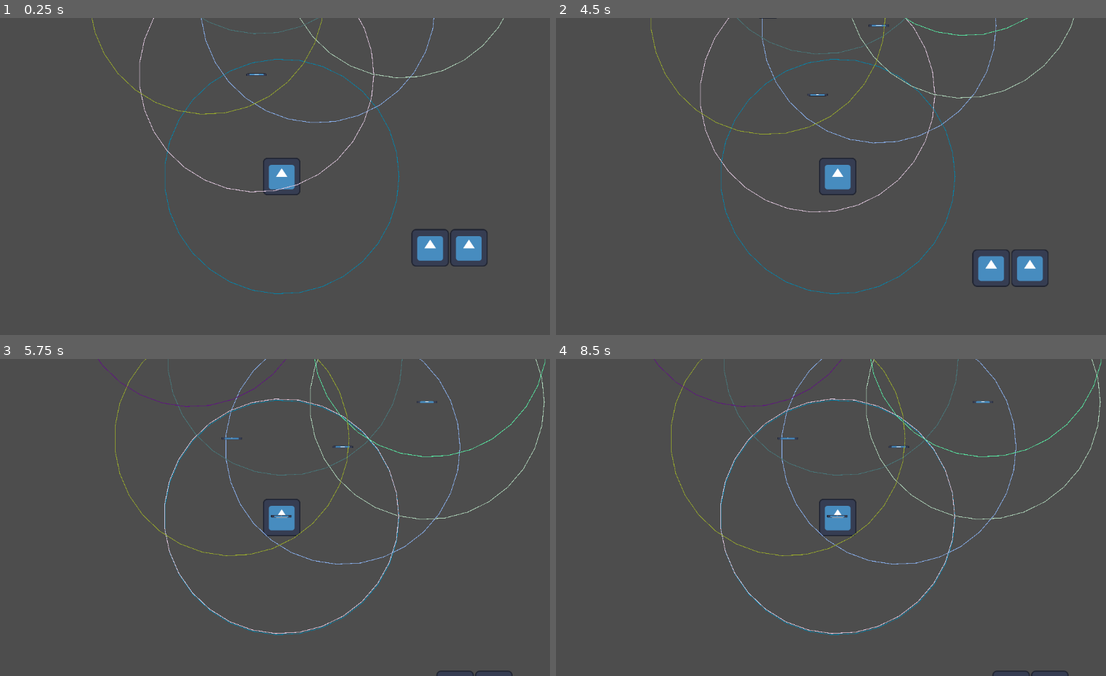
Above: before the commit, frames 1-4 (two rows, left to right).
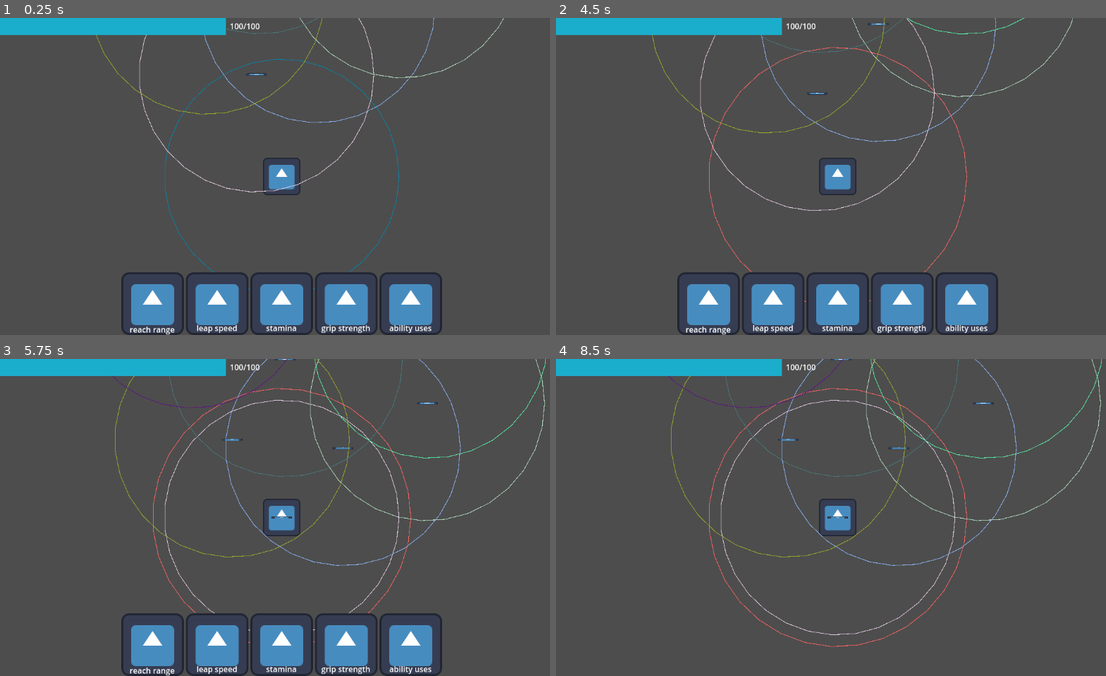
Above: after the commit, the same moments.

Repository: Pyran99/GameOff-Jam
Game: Godot game, scene res://scenes/game.tscn
Two runs of this game, one before a commit and one after it. Both use one fixed random seed, a clock stepped at 60 frames per second and the inputs below. The engine's default icon, where the game draws it, is replaced by a stand-in: a white triangle on a blue panel in a dark square.
Inputs (mouse positions are in pixels of both pictures, inside the frame that each line leads up to; where the layout moved, square brackets give the same spot in the first picture):
- Up to frame 1 (0.25 s): no input
- Up to frame 2 (4.5 s): click (710, 303) [985, 246] at 0.5 s; click (770, 303) [1023, 246] at 1.25 s; click (836, 303) at 2 s, where only the run after the commit has a clickable "stamina"; click (902, 303) at 2.75 s, where only the run after the commit has a clickable "grip strength"; click (968, 303) at 3.5 s, where only the run after the commit has a clickable "ability uses"; tap Enter at 4.25 s; move the mouse to (814, 75) at 4.27 s; press the mouse at (814, 75) at 4.28 s; hold D (right) from 4.28 s (still down)
- Up to frame 3 (5.75 s): right-click (258, 416) at 4.55 s; move the mouse to (335, 419) at 5.02 s; release D (right) at 5.03 s; release the mouse at (335, 419) at 5.03 s; hold S (down) from 5.03 s (still down); right-click (335, 419) at 5.1 s; tap 1 (1, bound only after the commit) at 5.3 s
- Up to frame 4 (8.5 s): tap Space at 5.75, 7.25 s; move the mouse to (985, 403) at 5.77 s; release S (down) at 5.78 s; hold D (right) 5.78-6.53 s; hold 1 (1, bound only after the commit) 5.78-6.53 s; tap 2 (2, bound only after the commit) at 6.05, 6.6 s; tap Enter at 6.5, 8 s; move the mouse to (787, 438) at 6.52 s; hold W (up) 6.53-7.28 s; tap 3 (3, bound only after the commit) at 6.8 s; move the mouse to (1007, 565) at 7.27 s; hold 3 (3, bound only after the commit) 7.28-8.03 s; hold A (left) from 7.28 s (still down); tap 4 (4, bound only after the commit) at 7.55, 8.1 s; move the mouse to (666, 469) at 8.02 s; tap 5 (5, bound only after the commit) at 8.3 s

The runs differ from the first frame. In frame 1, 10% of the frame differs, in the area x 0-89%, y 0-100%; in frame 2, 12%, in the area x 0-95%, y 0-100%; in frame 3, 12%; in frame 4, 5.4%.

Commit message:
stamina ui and range power

Diff:
--- a/project.godot
+++ b/project.godot
@@ -51,6 +51,31 @@
 "events": [Object(InputEventKey,"resource_local_to_scene":false,"resource_name":"","device":-1,"window_id":0,"alt_pressed":false,"shift_pressed":false,"ctrl_pressed":false,"meta_pressed":false,"pressed":false,"keycode":0,"physical_keycode":68,"key_label":0,"unicode":100,"echo":false,"script":null)
 ]
 }
+1={
+"deadzone": 0.5,
+"events": [Object(InputEventKey,"resource_local_to_scene":false,"resource_name":"","device":-1,"window_id":0,"alt_pressed":false,"shift_pressed":false,"ctrl_pressed":false,"meta_pressed":false,"pressed":false,"keycode":0,"physical_keycode":49,"key_label":0,"unicode":49,"echo":false,"script":null)
+]
+}
+2={
+"deadzone": 0.5,
+"events": [Object(InputEventKey,"resource_local_to_scene":false,"resource_name":"","device":-1,"window_id":0,"alt_pressed":false,"shift_pressed":false,"ctrl_pressed":false,"meta_pressed":false,"pressed":false,"keycode":0,"physical_keycode":50,"key_label":0,"unicode":50,"echo":false,"script":null)
+]
+}
+3={
+"deadzone": 0.5,
+"events": [Object(InputEventKey,"resource_local_to_scene":false,"resource_name":"","device":-1,"window_id":0,"alt_pressed":false,"shift_pressed":false,"ctrl_pressed":false,"meta_pressed":false,"pressed":false,"keycode":0,"physical_keycode":51,"key_label":0,"unicode":51,"echo":false,"script":null)
+]
+}
+4={
+"deadzone": 0.5,
+"events": [Object(InputEventKey,"resource_local_to_scene":false,"resource_name":"","device":-1,"window_id":0,"alt_pressed":false,"shift_pressed":false,"ctrl_pressed":false,"meta_pressed":false,"pressed":false,"keycode":0,"physical_keycode":52,"key_label":0,"unicode":52,"echo":false,"script":null)
+]
+}
+5={
+"deadzone": 0.5,
+"events": [Object(InputEventKey,"resource_local_to_scene":false,"resource_name":"","device":-1,"window_id":0,"alt_pressed":false,"shift_pressed":false,"ctrl_pressed":false,"meta_pressed":false,"pressed":false,"keycode":0,"physical_keycode":53,"key_label":0,"unicode":53,"echo":false,"script":null)
+]
+}
 
 [layer_names]
 
--- a/scenes/game.tscn
+++ b/scenes/game.tscn
@@ -6,8 +6,10 @@
 
 [node name="Game" type="Node"]
 
-[node name="Player" parent="." groups=["Player"] instance=ExtResource("1_o8i1i")]
+[node name="UpgradeWindow" parent="." instance=ExtResource("3_puh6s")]
+
+[node name="Player" parent="." node_paths=PackedStringArray("upgrade_window") groups=["Player"] instance=ExtResource("1_o8i1i")]
+stamina_gain_amount = 15
+upgrade_window = NodePath("../UpgradeWindow")
 
 [node name="Level" parent="." instance=ExtResource("2_d0cgp")]
-
-[node name="UpgradeWindow" parent="." instance=ExtResource("3_puh6s")]
--- /dev/null
+++ b/scenes/game_ui.gd
@@ -0,0 +1,20 @@
+extends CanvasLayer
+
+
+@onready var stamina_bar: TextureProgressBar = $Stamina
+@onready var stamina_text: Label = $Stamina/Label
+
+
+func _ready() -> void:
+	stamina_bar.max_value = PlayerStats.base_stamina
+	pass
+
+
+func _process(delta: float) -> void:
+	stamina_bar.value = PlayerStats.stamina
+
+	pass
+
+
+func _on_stamina_value_changed(value: float) -> void:
+	stamina_text.text = str(stamina_bar.value, "/", PlayerStats.base_stamina)
--- /dev/null
+++ b/scenes/game_ui.tscn
@@ -0,0 +1,36 @@
+[gd_scene load_steps=3 format=3 uid="uid://d0gipwh1a7em8"]
+
+[ext_resource type="Script" path="res://scenes/game_ui.gd" id="1_q8v63"]
+[ext_resource type="Texture2D" uid="uid://0p58fi4dvaby" path="res://assets/whitepixel.png" id="1_uqcpu"]
+
+[node name="Game UI" type="CanvasLayer"]
+script = ExtResource("1_q8v63")
+
+[node name="Stamina" type="TextureProgressBar" parent="."]
+offset_right = 462.0
+offset_bottom = 35.0
+value = 50.0
+rounded = true
+nine_patch_stretch = true
+texture_under = ExtResource("1_uqcpu")
+texture_progress = ExtResource("1_uqcpu")
+tint_under = Color(0, 0, 0, 1)
+tint_progress = Color(0.105882, 0.682353, 0.8, 1)
+
+[node name="Label" type="Label" parent="Stamina"]
+layout_mode = 1
+anchors_preset = 6
+anchor_left = 1.0
+anchor_top = 0.5
+anchor_right = 1.0
+anchor_bottom = 0.5
+offset_left = 8.0
+offset_top = -13.0
+offset_right = 70.0
+offset_bottom = 13.0
+grow_horizontal = 0
+grow_vertical = 2
+text = "100/100"
+horizontal_alignment = 1
+
+[connection signal="value_changed" from="Stamina" to="." method="_on_stamina_value_changed"]
--- a/scenes/player.tscn
+++ b/scenes/player.tscn
@@ -1,7 +1,8 @@
-[gd_scene load_steps=5 format=3 uid="uid://ch3n0ojp3lriq"]
+[gd_scene load_steps=6 format=3 uid="uid://ch3n0ojp3lriq"]
 
 [ext_resource type="Texture2D" uid="uid://oyxockdwh1or" path="res://icon.svg" id="1_ewrgx"]
 [ext_resource type="Script" path="res://scripts/player.gd" id="1_whyrc"]
+[ext_resource type="PackedScene" uid="uid://d0gipwh1a7em8" path="res://scenes/game_ui.tscn" id="3_jx5cs"]
 
 [sub_resource type="RectangleShape2D" id="RectangleShape2D_uahj8"]
 size = Vector2(124, 124)
@@ -9,9 +10,12 @@
 [sub_resource type="CircleShape2D" id="CircleShape2D_644ay"]
 radius = 400.0
 
-[node name="Player" type="CharacterBody2D"]
+[node name="Player" type="CharacterBody2D" node_paths=PackedStringArray("upgrade_window")]
 collision_mask = 0
 script = ExtResource("1_whyrc")
+base_stamina_consumption = 5
+stamina_gain_amount = 20
+upgrade_window = NodePath("Game UI")
 
 [node name="Camera2D" type="Camera2D" parent="."]
 zoom = Vector2(0.6, 0.6)
@@ -29,5 +33,7 @@
 [node name="CollisionShape2D" type="CollisionShape2D" parent="ReachRange"]
 shape = SubResource("CircleShape2D_644ay")
 
+[node name="Game UI" parent="." instance=ExtResource("3_jx5cs")]
+
 [connection signal="body_entered" from="ReachRange" to="." method="_on_reach_range_body_entered"]
 [connection signal="body_exited" from="ReachRange" to="." method="_on_reach_range_body_exited"]
--- a/scenes/upgrade_window.tscn
+++ b/scenes/upgrade_window.tscn
@@ -3,13 +3,7 @@
 [ext_resource type="Script" path="res://scripts/upgrade_window.gd" id="1_dy344"]
 [ext_resource type="Texture2D" uid="uid://oyxockdwh1or" path="res://icon.svg" id="1_l48e1"]
 
-[node name="UpgradeWindow" type="Control"]
-layout_mode = 3
-anchors_preset = 15
-anchor_right = 1.0
-anchor_bottom = 1.0
-grow_horizontal = 2
-grow_vertical = 2
+[node name="UpgradeWindow" type="CanvasLayer"]
 script = ExtResource("1_dy344")
 upgrade_increase_reach_range = 40
 max_upgrade_reach_range = 10
@@ -23,27 +17,110 @@
 max_upgrade_power_uses = 2
 
 [node name="GridContainer" type="GridContainer" parent="."]
-layout_mode = 1
-anchors_preset = 8
+anchors_preset = 7
 anchor_left = 0.5
-anchor_top = 0.5
+anchor_top = 1.0
 anchor_right = 0.5
-anchor_bottom = 0.5
-offset_left = -134.0
-offset_top = -145.0
-offset_right = 134.0
-offset_bottom = 145.0
+anchor_bottom = 1.0
+offset_left = -328.0
+offset_top = -128.0
+offset_right = 328.0
 grow_horizontal = 2
-grow_vertical = 2
-columns = 2
+grow_vertical = 0
+columns = 5
 
 [node name="TextureButton" type="TextureButton" parent="GridContainer"]
 layout_mode = 2
+size_flags_horizontal = 4
+size_flags_vertical = 4
 texture_normal = ExtResource("1_l48e1")
+
+[node name="Label" type="Label" parent="GridContainer/TextureButton"]
+layout_mode = 1
+anchors_preset = 12
+anchor_top = 1.0
+anchor_right = 1.0
+anchor_bottom = 1.0
+offset_top = -23.0
+grow_horizontal = 2
+grow_vertical = 0
+text = "reach range"
+horizontal_alignment = 1
 
 [node name="TextureButton2" type="TextureButton" parent="GridContainer"]
 layout_mode = 2
+size_flags_horizontal = 0
+size_flags_vertical = 0
 texture_normal = ExtResource("1_l48e1")
+
+[node name="Label2" type="Label" parent="GridContainer/TextureButton2"]
+layout_mode = 1
+anchors_preset = 12
+anchor_top = 1.0
+anchor_right = 1.0
+anchor_bottom = 1.0
+offset_top = -26.0
+grow_horizontal = 2
+grow_vertical = 0
+text = "leap speed"
+horizontal_alignment = 1
+
+[node name="TextureButton3" type="TextureButton" parent="GridContainer"]
+layout_mode = 2
+size_flags_horizontal = 0
+size_flags_vertical = 0
+texture_normal = ExtResource("1_l48e1")
+
+[node name="Label3" type="Label" parent="GridContainer/TextureButton3"]
+layout_mode = 1
+anchors_preset = 12
+anchor_top = 1.0
+anchor_right = 1.0
+anchor_bottom = 1.0
+offset_top = -26.0
+grow_horizontal = 2
+grow_vertical = 0
+text = "stamina"
+horizontal_alignment = 1
+
+[node name="TextureButton4" type="TextureButton" parent="GridContainer"]
+layout_mode = 2
+size_flags_horizontal = 0
+size_flags_vertical = 0
+texture_normal = ExtResource("1_l48e1")
+
+[node name="Label4" type="Label" parent="GridContainer/TextureButton4"]
+layout_mode = 1
+anchors_preset = 12
+anchor_top = 1.0
+anchor_right = 1.0
+anchor_bottom = 1.0
+offset_top = -26.0
+grow_horizontal = 2
+grow_vertical = 0
+text = "grip strength"
+horizontal_alignment = 1
+
+[node name="TextureButton5" type="TextureButton" parent="GridContainer"]
+layout_mode = 2
+size_flags_horizontal = 0
+size_flags_vertical = 0
+texture_normal = ExtResource("1_l48e1")
+
+[node name="Label5" type="Label" parent="GridContainer/TextureButton5"]
+layout_mode = 1
+anchors_preset = 12
+anchor_top = 1.0
+anchor_right = 1.0
+anchor_bottom = 1.0
+offset_top = -26.0
+grow_horizontal = 2
+grow_vertical = 0
+text = "ability uses"
+horizontal_alignment = 1
 
 [connection signal="pressed" from="GridContainer/TextureButton" to="." method="upgrade_reach_range"]
 [connection signal="pressed" from="GridContainer/TextureButton2" to="." method="upgrade_leap_speed"]
+[connection signal="pressed" from="GridContainer/TextureButton3" to="." method="upgrade_stamina"]
+[connection signal="pressed" from="GridContainer/TextureButton4" to="." method="upgrade_grip_strength"]
+[connection signal="pressed" from="GridContainer/TextureButton5" to="." method="upgrade_power_uses"]
--- a/scripts/player.gd
+++ b/scripts/player.gd
@@ -14,14 +14,22 @@
 	CREATE_LEDGE
 }
 @export var current_power: Powers
+var current_power_active: bool = false
+var powered_reach_range: int
 
-#@export var upgrades: PlayerUpgrades
+@export var base_stamina_consumption: int
+var stamina_consumption: int
+@export var stamina_gain_amount: int
+
+@export var upgrade_window: CanvasLayer
 
 @onready var reach_collision: CollisionShape2D = $ReachRange/CollisionShape2D
+@onready var UI: CanvasLayer = $"Game UI"
 
 
 func _ready() -> void:
 	reach_collision.shape.radius = PlayerStats.reach_range
+	stamina_consumption = base_stamina_consumption
 
 
 func _physics_process(_delta: float) -> void:
@@ -36,9 +44,7 @@
 
 	if moving:
 		can_click_ledge = false
-		var distance_to_ledge = target_pos - global_position
-		velocity = distance_to_ledge.normalized() * PlayerStats.leap_speed
-		move_and_slide()
+		move_to_ledge()
 
 
 func _input(event: InputEvent) -> void:
@@ -48,31 +54,68 @@
 				if i.get_can_jump_to():
 					target_pos = i.global_position
 					moving = true
+					if current_power_active and current_power == Powers.INCREASE_RANGE:
+						PlayerStats.decrease_stamina(0)
+					else:
+						PlayerStats.decrease_stamina(stamina_consumption)
+					reset_power()
 
 
 	if event.is_action_pressed("RightClick"):
 		# activate powerup
-		if can_powerup:
+		if PlayerStats.ability_uses < PlayerStats.base_ability_uses:
 			print("activate powerup")
+			current_power_active = true
 			active_power()
 		else:
 			print("powerup not available")
 
-	if event.is_action_pressed("down"):
-		PlayerStats.reach_range += 10
-		print(PlayerStats.reach_range)
+	# for testing
+	if event.is_action_pressed("1"):
+		current_power = Powers.INCREASE_RANGE
+	if event.is_action_pressed("2"):
+		current_power = Powers.REGEN_STAMINA
+	if event.is_action_pressed("3"):
+		current_power = Powers.CREATE_LEDGE
+
+	if event.is_action_pressed("4"):
+		upgrade_window.visible = true
+	if event.is_action_pressed("5"):
+		upgrade_window.visible = false
+
+
+func move_to_ledge() -> void:
+	var distance_to_ledge = target_pos - global_position
+
+#	var speed = PlayerStats.leap_speed
+
+	velocity = distance_to_ledge.normalized() * PlayerStats.leap_speed
+	move_and_slide()
+
+
+func increased_reach_range() -> void:
+	powered_reach_range = PlayerStats.power_increased_reach_range()
+	queue_redraw()
 
 
 func active_power() -> void:
 	var power = Powers
 	match current_power:
 		power.INCREASE_RANGE:
-			print("test 1")
+			print("range")
+			increased_reach_range()
 		power.REGEN_STAMINA:
-			print("test 2")
+			print("stamina")
+			PlayerStats.increase_stamina(stamina_gain_amount)
 		power.CREATE_LEDGE:
-			print("test 3")
-	pass
+			print("ledge")
+
+
+func reset_power() -> void:
+#	current_power = Powers.NULL
+	current_power_active = false
+	reach_collision.shape.radius = PlayerStats.reach_range
+	queue_redraw()
 
 
 func _draw() -> void:
@@ -82,6 +125,9 @@
 	var angle_to = 360
 	var color = Color(randi())
 	color.a = 1
+	if current_power == Powers.INCREASE_RANGE and current_power_active:
+		radius = PlayerStats.power_increased_reach_range()
+		reach_collision.shape.radius = radius
 	draw_arc(center, radius, angle_from, angle_to, 32, color, 2)
 
 
@@ -101,7 +147,7 @@
 
 func power_stamina_regen() -> void:
 	# eat a snack to regen a large amount of stamina
-
+	PlayerStats.increase_stamina(stamina_gain_amount)
 	pass
 
 
--- a/scripts/player_stats.gd
+++ b/scripts/player_stats.gd
@@ -12,12 +12,25 @@
 var grip_strength: int
 var ability_uses: int
 
+
 func _ready() -> void:
 	reach_range = base_reach_range
 	leap_speed = base_leap_speed
 	stamina = base_stamina
 	grip_strength = base_grip_strength
-	ability_uses = base_ability_uses
+	ability_uses = 0
+
+
+func increase_stamina(value: int) -> void:
+	stamina += value
+
+func decrease_stamina(value: int) -> void:
+	stamina -= value
+
+
+func power_increased_reach_range() -> int:
+	var temp_range: int = reach_range * 2
+	return temp_range
 
 
 func upgrade_reach_range(value: int) -> void:
--- a/scripts/upgrade_window.gd
+++ b/scripts/upgrade_window.gd
@@ -1,18 +1,22 @@
-extends Control
+extends CanvasLayer
 # attach button signal to upgrades
 
 @export var upgrade_increase_reach_range: int
 @export var max_upgrade_reach_range: int
 var current_reach_upgrades: int
+
 @export var upgrade_increase_leap_speed: int
 @export var max_upgrade_leap_speed: int
 var current_leap_upgrades: int
+
 @export var upgrade_increase_stamina: int
 @export var max_upgrade_stamina: int
 var current_stamina_upgrades: int
+
 @export var upgrade_increase_grip_strength: int
 @export var max_upgrade_grip_strength: int
 var current_grip_upgrades: int
+
 @export var upgrade_increase_power_uses: int
 @export var max_upgrade_power_uses: int
 var current_power_upgrades: int
@@ -29,10 +33,16 @@
 		current_leap_upgrades += 1
 
 func upgrade_stamina() -> void:
-	PlayerStats.upgrade_stamina_capacity(upgrade_increase_stamina)
+	if current_stamina_upgrades < max_upgrade_stamina:
+		PlayerStats.upgrade_stamina_capacity(upgrade_increase_stamina)
+		current_stamina_upgrades += 1
 
 func upgrade_grip_strength() -> void:
-	PlayerStats.upgrade_grip_strength(upgrade_increase_grip_strength)
+	if current_grip_upgrades < max_upgrade_grip_strength:
+		PlayerStats.upgrade_grip_strength(upgrade_increase_grip_strength)
+		current_grip_upgrades += 1
 
 func upgrade_power_uses() -> void:
-	PlayerStats.upgrade_extra_power_use(upgrade_increase_power_uses)
+	if current_power_upgrades < max_upgrade_power_uses:
+		PlayerStats.upgrade_extra_power_use(upgrade_increase_power_uses)
+		current_power_upgrades += 1
Binary file added: assets/whitepixel.png
Not shown, added: assets/whitepixel.png.import
